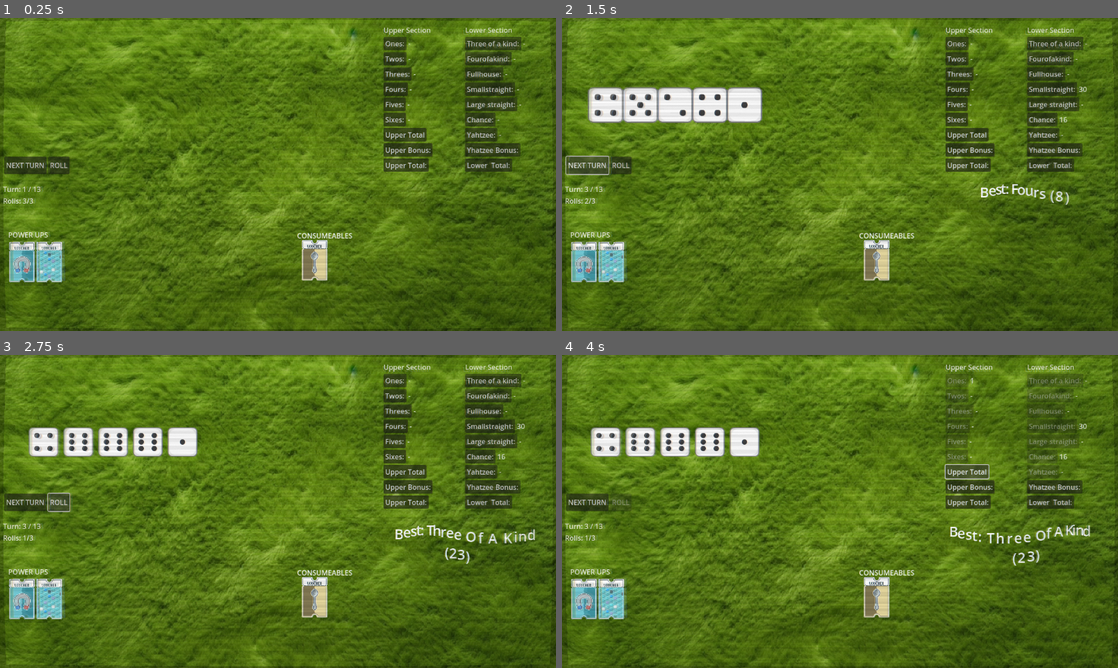
Above: before the commit, frames 1-4 (two rows, left to right).
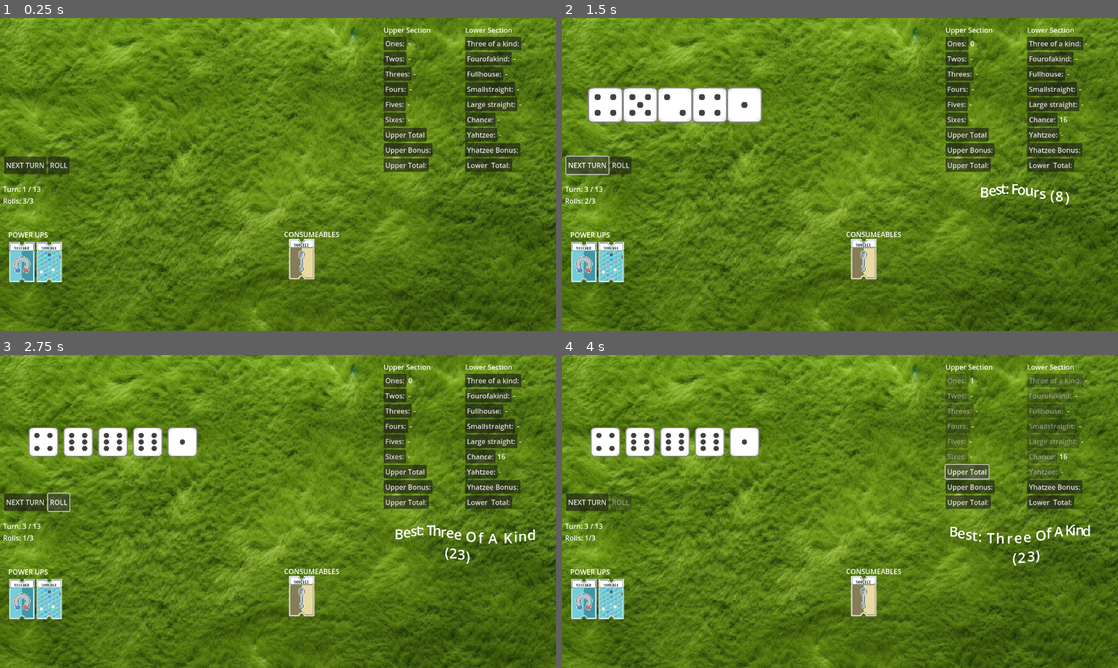
Above: after the commit, the same moments.

Repository: unclemoney/DiceRogue
Game: Godot game, scene res://Tests/PowerUpTest.tscn
The game is run twice, just before and just after one commit, with the same random seed, the same clock (stepped at 60 frames per second) and the same inputs. The project has no main scene, so this scene is started directly. The engine's default icon, where the game draws it, is replaced by a stand-in: a white triangle on a blue panel in a dark square.
Inputs:
- Up to frame 1 (0.25 s): no input
- Up to frame 2 (1.5 s): click "NEXT TURN" at 0.5 s; click "NEXT TURN" at 1.25 s
- Up to frame 3 (2.75 s): click "ROLL" at 2 s
- Up to frame 4 (4 s): click "Ones:" at 2.75 s; click "Upper Total" at 3.5 s

The runs differ from the first frame. In frame 1, 5.3% of the frame differs, in the area x 0-100%, y 0-100%; in frame 2, 6.7%; in frame 3, 6.6%; in frame 4, 6.2%.

Commit message:
Add consumable explosion effect and improve icon removal
Introduces a new ConsumableExplosion effect scene and shader for visual feedback when a consumable icon is removed. The ConsumableIcon script now plays the explosion effect before queue_free, and the effect is properly instantiated and positioned. Also refactors small straight detection in score_evaluator.gd for correctness and updates test scene UI offsets.

Diff:
--- a/Scenes/Consumable/ConsumableIcon.tscn
+++ b/Scenes/Consumable/ConsumableIcon.tscn
@@ -1,7 +1,8 @@
-[gd_scene load_steps=4 format=3 uid="uid://b4xf8p7m3ggtb"]
+[gd_scene load_steps=5 format=3 uid="uid://b4xf8p7m3ggtb"]
 
 [ext_resource type="Shader" uid="uid://b0mmnawse84b1" path="res://Scripts/Shaders/power_up_ui_highlight.gdshader" id="1_mxrql"]
 [ext_resource type="Script" uid="uid://dpvlp2j2veoy4" path="res://Scripts/Consumable/consumable_icon.gd" id="1_pok6a"]
+[ext_resource type="PackedScene" uid="uid://bfditmacevklt" path="res://Scenes/Effects/ConsumableExplosion.tscn" id="3_q7kf0"]
 
 [sub_resource type="ShaderMaterial" id="ShaderMaterial_q7kf0"]
 shader = ExtResource("1_mxrql")
@@ -18,6 +19,7 @@
 grow_horizontal = 2
 grow_vertical = 2
 script = ExtResource("1_pok6a")
+explosion_effect_scene = ExtResource("3_q7kf0")
 
 [node name="LabelBg" type="PanelContainer" parent="."]
 layout_mode = 1
--- /dev/null
+++ b/Scenes/Effects/ConsumableExplosion.tscn
@@ -0,0 +1,43 @@
+[gd_scene load_steps=6 format=3 uid="uid://bfditmacevklt"]
+
+[ext_resource type="Shader" path="res://Scripts/Shaders/consumable_explosion.gdshader" id="1_shader"]
+
+[sub_resource type="ShaderMaterial" id="ShaderMaterial_ui3er"]
+shader = ExtResource("1_shader")
+shader_parameter/color = Color(1, 0.8, 0, 1)
+shader_parameter/spread = 0.5
+shader_parameter/fade_speed = 1.0
+
+[sub_resource type="Gradient" id="Gradient_1"]
+offsets = PackedFloat32Array(0, 0.3, 1)
+colors = PackedColorArray(1, 0.8, 0, 1, 1, 0.4, 0, 1, 0, 0, 0, 0)
+
+[sub_resource type="GradientTexture1D" id="GradientTexture1D_1"]
+gradient = SubResource("Gradient_1")
+
+[sub_resource type="ParticleProcessMaterial" id="ParticleProcessMaterial_1"]
+emission_shape = 1
+emission_sphere_radius = 10.0
+particle_flag_disable_z = true
+direction = Vector3(0, -1, 0)
+spread = 180.0
+gravity = Vector3(0, 200, 0)
+initial_velocity_min = 100.0
+initial_velocity_max = 200.0
+orbit_velocity_min = 0.0
+orbit_velocity_max = 0.0
+scale_min = 4.0
+scale_max = 8.0
+color = Color(1, 0.8, 0, 1)
+color_ramp = SubResource("GradientTexture1D_1")
+
+[node name="ConsumableExplosion" type="GPUParticles2D"]
+z_index = 100  # Ensure particles appear above other UI elements
+material = SubResource("ShaderMaterial_ui3er")
+emitting = false
+amount = 32
+process_material = SubResource("ParticleProcessMaterial_1")
+lifetime = 1.0
+one_shot = true
+explosiveness = 0.95
+visibility_rect = Rect2(-100, -100, 200, 200)
--- a/Scripts/Consumable/consumable_icon.gd
+++ b/Scripts/Consumable/consumable_icon.gd
@@ -3,6 +3,8 @@
 
 @export var data: ConsumableData
 @export var glow_intensity: float = 0.5
+@export var explosion_effect_scene: PackedScene
+var _explosion_instance: GPUParticles2D
 
 @onready var hover_label: Label = $LabelBg/HoverLabel
 @onready var label_bg: PanelContainer = $LabelBg
@@ -13,6 +15,7 @@
 signal consumable_used(consumable_id: String)
 
 func _ready() -> void:
+	print("ConsumableIcon: _ready() called")
 	if not has_node("LabelBg/HoverLabel"):
 		push_error("Missing HoverLabel")
 		return
@@ -33,6 +36,18 @@
 	_shader_material.shader = preload("res://Scripts/Shaders/power_up_ui_highlight.gdshader")
 	_shader_material.set_shader_parameter("glow_intensity", 0.0)
 	material = _shader_material
+	# Preload explosion effect
+	# Check explosion effect scene
+	print("Checking explosion effect scene...")
+	if explosion_effect_scene:
+		print("Explosion effect scene assigned in inspector:", explosion_effect_scene.resource_path)
+	else:
+		print("No explosion effect scene assigned, attempting to preload...")
+		explosion_effect_scene = preload("res://Scenes/Effects/ConsumableExplosion.tscn")
+		if explosion_effect_scene:
+			print("Successfully preloaded explosion effect:", explosion_effect_scene.resource_path)
+		else:
+			push_error("Failed to preload ConsumableExplosion scene!")
 
 func set_data(new_data: ConsumableData) -> void:
 	data = new_data
@@ -95,4 +110,41 @@
 	is_active = false
 	_shader_material.set_shader_parameter("glow_intensity", 0.0)
 	modulate = Color.WHITE
-	queue_free()  # Remove the icon
+
+	# Play explosion effect before removing
+	play_destruction_effect()
+
+	# Add a small delay for effect
+	await get_tree().create_timer(0.2).timeout
+	queue_free()
+
+func play_destruction_effect() -> void:
+	print("play_destruction_effect called")
+	if explosion_effect_scene:
+		print("Creating explosion instance from:", explosion_effect_scene.resource_path)
+		_explosion_instance = explosion_effect_scene.instantiate()
+		if _explosion_instance:
+			# Get the root viewport instead of parent for UI visibility
+			var viewport = get_tree().root
+			viewport.add_child(_explosion_instance)
+
+			# Position at center of icon in global coordinates
+			var center_pos = get_global_transform_with_canvas().origin + (size / 2)
+			_explosion_instance.global_position = center_pos
+			print("Positioned explosion at:", center_pos)
+
+			# Ensure visibility and start emitting
+			_explosion_instance.show()
+			_explosion_instance.emitting = true
+			print("Explosion effect started, emitting:", _explosion_instance.emitting)
+
+			# Wait for entire lifetime plus a small buffer
+			var total_time = _explosion_instance.lifetime * (1.0 + _explosion_instance.explosiveness)
+			print("Waiting for total time:", total_time)
+			await get_tree().create_timer(total_time).timeout
+
+			print("Explosion effect cleanup started")
+			_explosion_instance.queue_free()
+			print("Explosion effect cleanup complete")
+	else:
+		push_error("No explosion effect scene available!")
--- a/Scripts/Core/score_evaluator.gd
+++ b/Scripts/Core/score_evaluator.gd
@@ -84,13 +84,12 @@
 			unique.append(val)
 	return unique
 
-static func is_small_straight(values: Array[int]) -> bool:
-	var sorted = values.duplicate()
-	sorted.sort()
-	for i in range(1, sorted.size()):
-		if sorted[i] != sorted[i - 2] + 1:
-			return false
-	return true
+static func is_small_straight(values: Array) -> bool:
+	var unique := get_unique(values)
+	unique.sort()
+	return [1,2,3,4].all(unique.has) or \
+		   [2,3,4,5].all(unique.has) or \
+		   [3,4,5,6].all(unique.has)
 
 static func calculate_score_for_category(category: String, values: Array[int]) -> int:
 	print("=== using NEW calculate_score_for_category v2 ===")
--- /dev/null
+++ b/Scripts/Shaders/consumable_explosion.gdshader
@@ -0,0 +1,22 @@
+shader_type canvas_item;
+
+uniform vec4 color : source_color = vec4(1.0, 0.8, 0.0, 1.0);
+uniform float spread : hint_range(0.0, 1.0) = 0.5;
+uniform float fade_speed : hint_range(0.1, 5.0) = 1.0;
+
+void fragment() {
+    // Create circular particle with soft edges
+    vec2 center = vec2(0.5, 0.5);
+    float dist = distance(UV, center);
+    float circle = smoothstep(0.5, 0.3, dist);  // Adjusted for softer edges
+
+    // Add some variation
+    float noise = fract(sin(dot(UV, vec2(12.9898, 78.233))) * 43758.5453);
+
+    // Slower fade
+    float fade = 1.0 - (TIME * fade_speed * 0.5);  // Slowed down fade
+
+    // Combine for final color with increased brightness
+    COLOR = color * 1.5;  // Increased brightness
+    COLOR.a *= circle * fade * (0.8 + (noise * 0.2));  // More consistent alpha
+}
--- a/Tests/PowerUpTest.tscn
+++ b/Tests/PowerUpTest.tscn
@@ -26,6 +26,7 @@
 script = ExtResource("1_kq0ch")
 
 [node name="CRTOverlay" parent="." instance=ExtResource("2_6y38h")]
+visible = false
 
 [node name="Background" type="Sprite2D" parent="."]
 position = Vector2(644, 358.25)
@@ -73,8 +74,8 @@
 offset_bottom = 56.0
 
 [node name="ConsumableUI" parent="." instance=ExtResource("11_03inb")]
-offset_left = 684.0
-offset_top = 517.0
+offset_left = 654.0
+offset_top = 514.0
 offset_right = 1260.0
 offset_bottom = 716.0
 consumable_icon_scene = ExtResource("14_sh2dr")
Not shown, added: Scripts/Shaders/consumable_explosion.gdshader.uid
